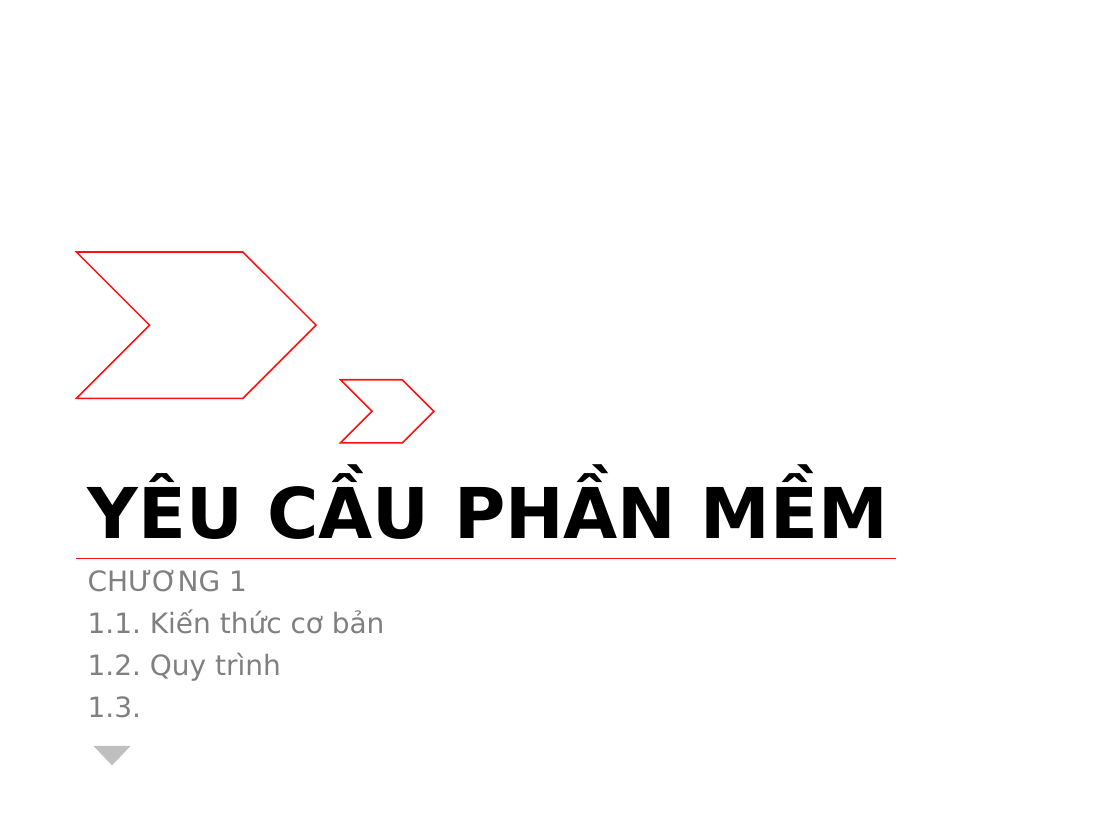
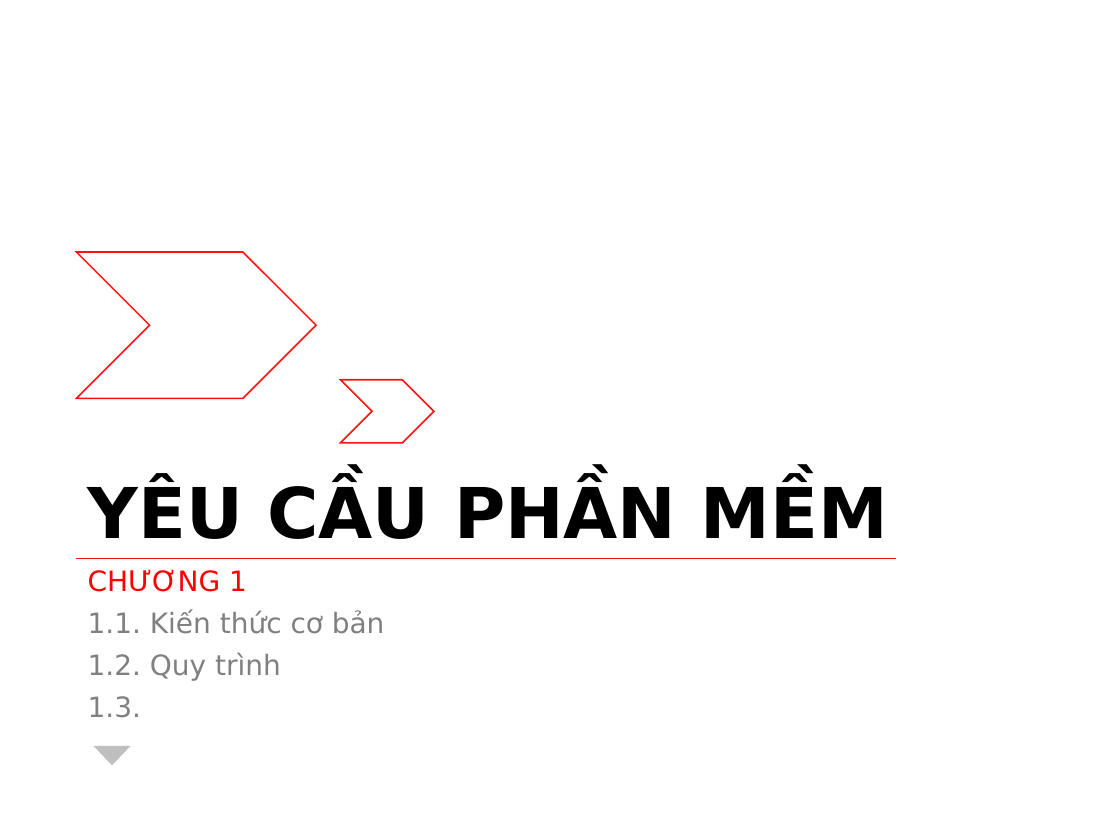
Before and after one commit to riverspart/uet-adv-sw-engineering, a slide deck: slide 2 of slide/dev/chapter_1/slide.pptx. Drawn at 1120x840 pixels with LibreOffice and Linux fonts; fonts in the diff are those of the drawing. Boxes give left, top, right and bottom in pixels: in the first picture for what was removed or moved away, otherwise in the second. Text is boxed around its words. In the diff, an @@ line names an element or a change of style, - is before the commit and + after.

```diff
--- a/slide/dev/chapter_1/slide.pptx
+++ b/slide/dev/chapter_1/slide.pptx
@@ text at (88, 569, 247, 592): text colour #808080 to #FF0000 in "CHƯƠNG 1" @@
```
